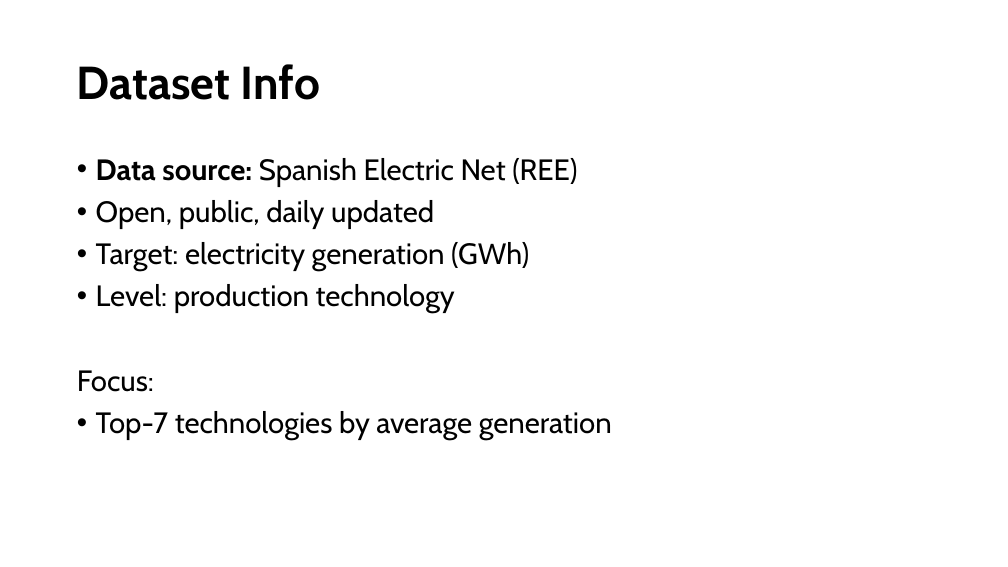
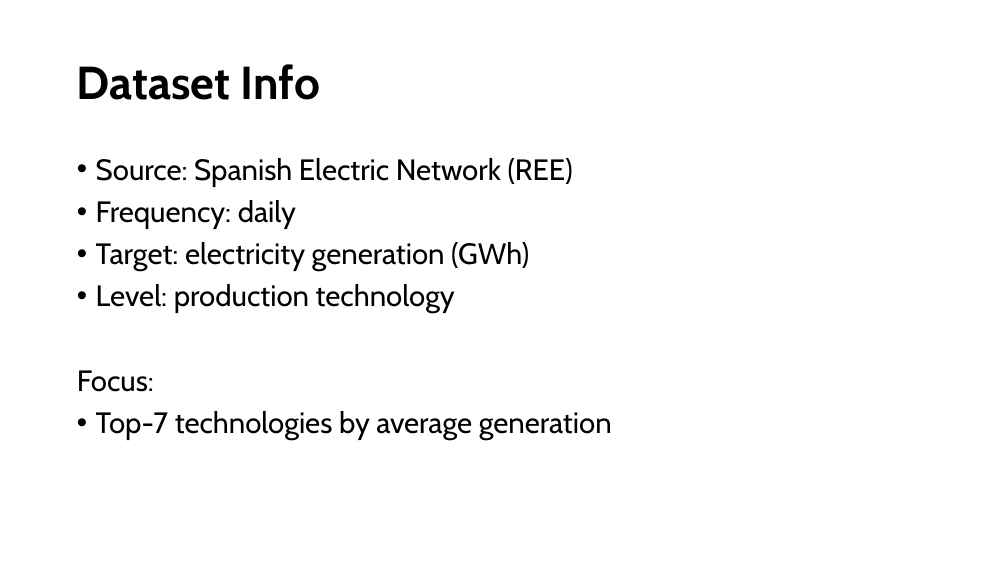
Before and after one commit to mireiamonbu/Spanish-Forecasters-MireiaMontoya-EnriqueRuiz, a slide deck: slide 6 of presentation/CapstonProject.pptx. Drawn at 1008x567 pixels with LibreOffice and Linux fonts; fonts in the diff are those of the drawing. Boxes give left, top, right and bottom in pixels: in the first picture for what was removed or moved away, otherwise in the second. Text is boxed around its words. In the diff, an @@ line names an element or a change of style, - is before the commit and + after.

```diff
--- a/presentation/CapstonProject.pptx
+++ b/presentation/CapstonProject.pptx
@@ text at <box>96,158,573,229</box>: text changed @@
-• Data source: Spanish Electric Net (REE)
-• Open, public, daily updated
+• Source: Spanish Electric Network (REE)
+• Frequency: daily
```
Also in this commit, not shown: 4 other slides changed, 6 slides added, 2 slides removed, 1 other file.
